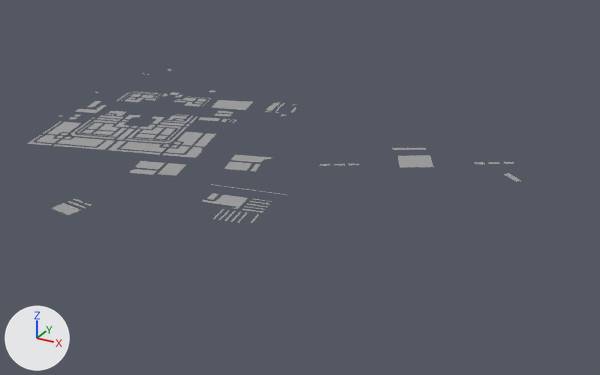
One commit to the OBJ model Assets/Alex3D/D_Acphalth_C.obj: the scene before it, then after it.
Camera for both pictures: a camera (50 mm lens) standing at (10409.0, -29417.0, 11079.0) and looking at (-3357.0, -4389.0, -1435.0). The axes (+X, +Y, +Z) are drawn at lower left. The lights are the same throughout. Where no turn or scale is listed for an object, it has been applied to the vertices.

Objects in the first picture: 'Parebrick_C'.
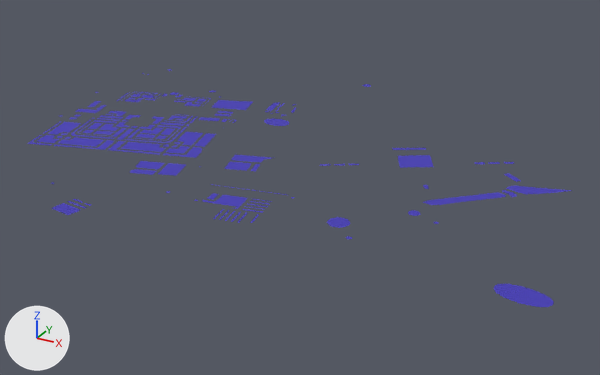
Boxes (x1, y1, x2, y2) around the edits, measured in the pictures (600 x 375 px):
'Parebrick_C', reshaped (10% wider, 54% taller)
    before: (27, 69, 521, 223)
    after: (27, 69, 572, 307)
part 1 of me_parebrick_c, added
    after: (327, 217, 350, 228)
part 2 of me_parebrick_c, added
    after: (408, 210, 420, 216)
part 3 of me_parebrick_c, added
    after: (502, 190, 517, 197)
part 4 of me_parebrick_c, added (blue)
    after: (423, 192, 506, 205)
part 5 of me_parebrick_c, added
    after: (264, 118, 290, 126)
part 6 of me_parebrick_c, added (blue)
    after: (494, 284, 554, 307)
part 7 of me_parebrick_c, added
    after: (506, 186, 572, 195)
part 8 of me_parebrick_c, recoloured (grey to blue)
    both: (27, 69, 521, 223)

The change in detail:
Material 'wire_014010119' (mat_wire_014010119) is new.
Its base color is (0.0549, 0.0392, 0.467) (blue #4238b6).
Its roughness is 0.821.
me_parebrick_c is used by ob_parebrick_c; location (0.0, 0.0, 0.0).
me_parebrick_c had 4854 vertices, 5159 faces and spanned x -15055.0..4486.0, y -12557.0..2349.0, z -1.0..0.0.
me_parebrick_c now has 5797 vertices, 6231 faces and spans x -15055.0..7312.0, y -12557.0..4649.0, z -3.0..4.0.
me_parebrick_c part 1: a new loose piece, a 25-sided cylinder along z spanning x 166.7..867.0, y -9350.1..-8648.4, z -1.0..0.0, in mat_wire_014010119 (blue #4238b6).
me_parebrick_c part 2: a new loose piece of 75 vertices spanning x 2079.0..2461.0, y -7477.0..-7094.0, z -1.0..1.0, in mat_wire_014010119 (blue #4238b6).
me_parebrick_c part 3: a new loose piece of 52 vertices spanning x 4158.0..4711.0, y -4698.0..-4190.0, z 0.0..1.0, in mat_wire_014010119 (blue #4238b6).
me_parebrick_c part 4: a new loose piece of 50 vertices spanning x 2210.0..4412.0, y -6471.0..-4477.0, z 0.0..1.0, in mat_wire_014010119 (blue #4238b6).
me_parebrick_c part 5: a new loose piece of 50 vertices spanning x -6333.0..-5206.0, y -2364.0..-1545.0, z -1.0..0.0, in mat_wire_014010119 (blue #4238b6).
me_parebrick_c part 6: a new loose piece of 49 vertices spanning x 5753.0..7312.0, y -10961.0..-10094.0, z -1.0..1.0, in mat_wire_014010119 (blue #4238b6).
me_parebrick_c part 7: a new loose piece of 42 vertices spanning x 4216.0..6205.0, y -4214.0..-3159.0, z -3.0..4.0, in mat_wire_014010119 (blue #4238b6).
me_parebrick_c part 8: 5159 faces spanning x -15055.0..4486.0, y -12557.0..2349.0, z -1.0..0.0 switch from mat_wire_086086086 (grey #9d9d9d) to mat_wire_014010119 (blue #4238b6).
